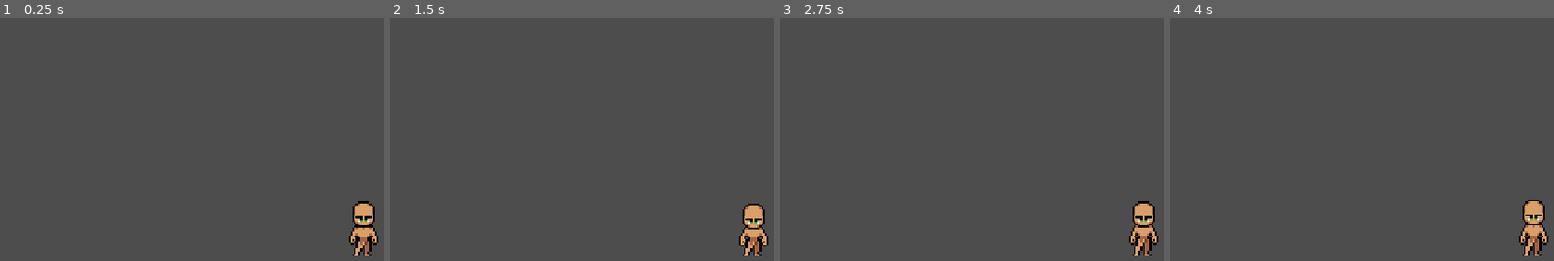
Above: before the commit, frames 1-4 (left to right).
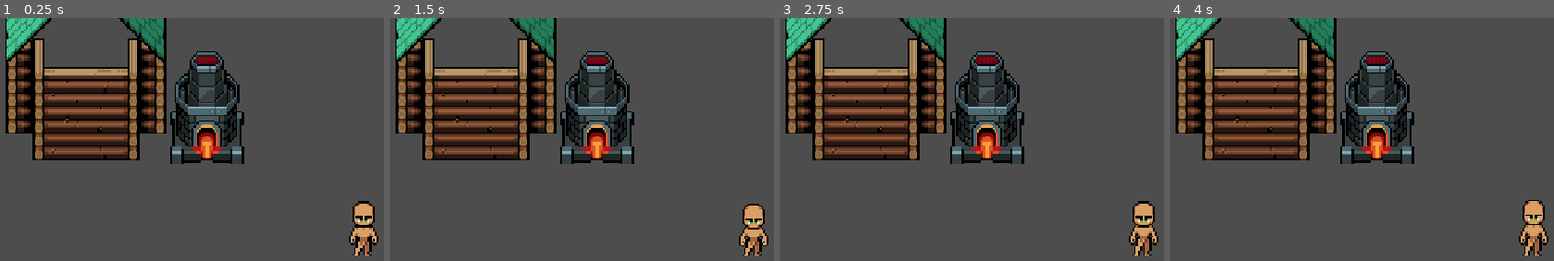
Above: after the commit, the same moments.

Repository: 547c/project-jrpg
Game: Godot game, scene res://world/forest.tscn
Same seed, same stepped clock (60 frames per second), same inputs: the game is played once before the commit and once after it. This scene is started directly instead of the project's main scene.
Inputs:
- Up to frame 1 (0.25 s): no input
- Up to frame 2 (1.5 s): tap Enter at 0.5 s; hold E (interact) 0.53-1.28 s; tap E (interact) at 1.35 s
- Up to frame 3 (2.75 s): tap Space at 2 s; hold E (interact) from 2.03 s (still down)
- Up to frame 4 (4 s): release E (interact) at 2.78 s; tap E (interact) at 2.85 s; tap Enter at 3.5 s; hold E (interact) from 3.53 s (still down)

The runs differ from the first frame. In frame 1, 24% of the frame differs, in the area x 1-64%, y 0-61%; in frame 2, 24%; in frame 3, 24%; in frame 4, 24%.

Commit message:
Fix forest-to-village return spawn point; add explicit initial spawn flag

Diff:
--- a/systems/scene_manager.gd
+++ b/systems/scene_manager.gd
@@ -22,18 +22,18 @@
 	_place_initial_player()
 
 
-# 메인 씬이 트리에 들어온 뒤, 현재 씬의 첫 스폰 지점으로 플레이어를 이동하고 방문 플래그를 기록
+# 메인 씬이 트리에 들어온 뒤, 현재 씬의 "최초 스폰" 지점으로 플레이어를 이동하고 방문 플래그를 기록
 func _place_initial_player() -> void:
 	var current := get_tree().current_scene
 	if current != null:
 		_record_visited(current.scene_file_path)
 
-	var spawn_points := get_tree().get_nodes_in_group("spawn_points")
-	if spawn_points.is_empty():
+	var initial_spawn := _find_initial_spawn_point()
+	if initial_spawn == null:
+		push_warning("SceneManager: is_initial_spawn=true인 스폰 지점을 찾지 못했습니다")
 		return
 
-	var first_spawn := spawn_points[0] as SpawnPoint
-	_move_player_to(first_spawn.spawn_point_name)
+	_move_player_to(initial_spawn.spawn_point_name)
 
 
 # 배경 씬 교체 요청을 받아, 물리 콜백(쿼리 플러시)이 끝난 뒤 안전하게 처리하도록 지연시킴
@@ -97,3 +97,12 @@
 		if sp != null and sp.spawn_point_name == spawn_point_name:
 			return sp
 	return null
+
+
+# "spawn_points" 그룹에서 is_initial_spawn=true로 표시된 스폰 지점을 탐색 (트리 순서에 의존하지 않음)
+func _find_initial_spawn_point() -> SpawnPoint:
+	for point in get_tree().get_nodes_in_group("spawn_points"):
+		var sp := point as SpawnPoint
+		if sp != null and sp.is_initial_spawn:
+			return sp
+	return null
--- a/world/forest.tscn
+++ b/world/forest.tscn
@@ -27,7 +27,7 @@
 position = Vector2(20, 300)
 script = ExtResource("2_trans")
 destination_scene_path = "res://world/village.tscn"
-destination_spawn_point = "VillageSpawn"
+destination_spawn_point = "VillageSpawnFromForest"
 
 [node name="CollisionShape2D" type="CollisionShape2D" parent="ToVillage" unique_id=1071104634]
 shape = SubResource("RectangleShape2D_door")
--- a/world/spawn_point.gd
+++ b/world/spawn_point.gd
@@ -2,6 +2,7 @@
 extends Marker2D
 
 @export var spawn_point_name: String = ""
+@export var is_initial_spawn: bool = false # 메인 씬 최초 부팅 시 사용할 스폰 지점인지 (씬당 하나만 true여야 함)
 
 
 # 씬에 들어올 때 SceneManager가 검색할 수 있도록 "spawn_points" 그룹에 등록
--- a/world/village.tscn
+++ b/world/village.tscn
@@ -5033,6 +5033,12 @@
 position = Vector2(807, 777)
 script = ExtResource("1_spawn")
 spawn_point_name = "VillageSpawn"
+is_initial_spawn = true
+
+[node name="VillageSpawnFromForest" type="Marker2D" parent="."]
+position = Vector2(1450, 317)
+script = ExtResource("1_spawn")
+spawn_point_name = "VillageSpawnFromForest"
 
 [node name="ToForest" type="Area2D" parent="." unique_id=763820564]
 position = Vector2(1587, 310)
